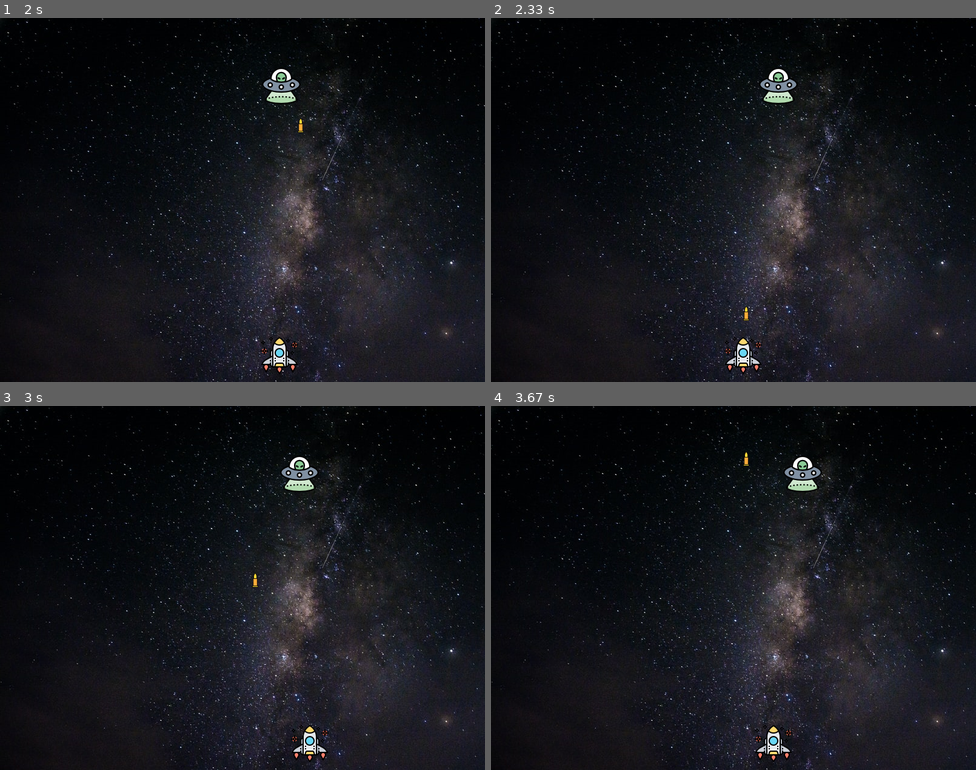
Above: before the commit, frames 1-4 (two rows, left to right).
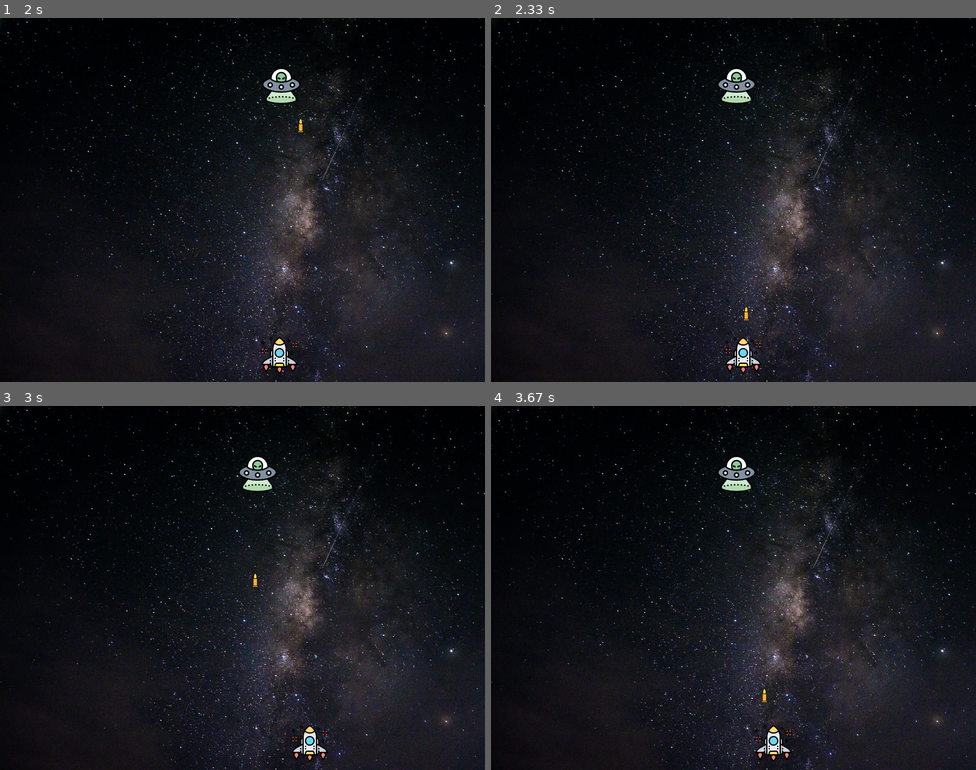
Above: after the commit, the same moments.

Repository: stephenh67/pygame_programs
Game: pygame game, started from space_invaders/si.py
Same seed, same stepped clock (60 frames per second), same inputs: the game is played once before the commit and once after it.
Inputs:
- Up to frame 1 (2 s): hold Right 0.33-0.8 s; hold Right 0.83-1.3 s; tap Space at 0.9, 1.2, 1.4, 1.7, 1.97 s; hold Left 1.33-1.87 s; hold Left from 1.9 s (still down)
- Up to frame 2 (2.33 s): tap Space at 2.27 s; release Left at 2.3 s
- Up to frame 3 (3 s): hold Right 2.33-2.97 s; tap Space at 2.4, 2.7 s
- Up to frame 4 (3.67 s): hold Left 3-3.47 s; tap Space at 3.07, 3.37, 3.57 s; hold Right from 3.5 s (still down)

Frame 1 is identical in both runs. In frame 2, 0.8% of the frame differs, in the area x 46-64%, y 13-24%; in frame 3, 0.8%; in frame 4, 0.9%, in the area x 46-69%, y 12-82%.

Commit message:
add collision / alien reset

Diff:
--- a/space_invaders/si.py
+++ b/space_invaders/si.py
@@ -56,8 +56,8 @@
     screen.blit(alien_img, (int(x), int(y)))
 
 
-def is_collision(enemy_x, enemy_y, bullet_x, bullet_y):
-    distance = math.sqrt(math.pow(enemy_x - bullet_x, 2) + math.pow(enemy_y - bullet_y, 2))
+def is_collision(e_x, e_y, b_x, b_y):
+    distance = math.sqrt(math.pow(e_x - b_x, 2) + math.pow(e_y - b_y, 2))
     if distance < 27:
         return True
     else:
@@ -126,6 +126,10 @@
         bullet_state = 'ready'
         score += 1
         print(score)
+        enemy_x = 370
+        enemy_y = 80
+
     player(player_x, player_y)
-    enemy(enemy_x,enemy_y)
+    enemy(enemy_x, enemy_y)
+
     pygame.display.update()
